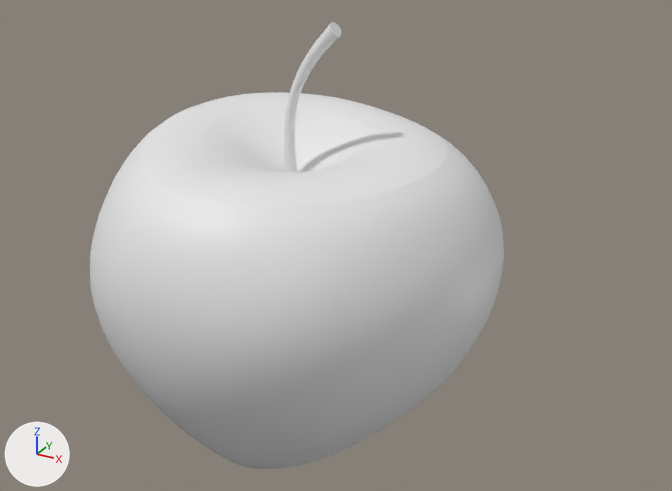
An edit to the Blender file fruit_bowl.blend, drawn before and after from the same camera.
One viewpoint serves both versions: a camera (50 mm lens) standing at (0.803, -1.284, 0.743) and looking at (0.078, 0.034, 0.084). Arrows for +X, +Y and +Z are at lower left; the lights stay in place. Mesh edges are drawn as thin lines on the coarser meshes.

In view in the first picture: 'Apple'.
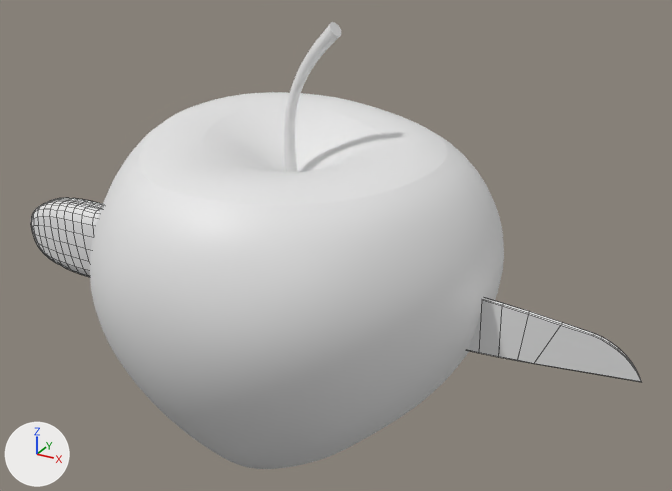
Commit message: Start to model the knife

Where the change shows, as pixel boxes [x1, y1, x2, y2] in the pictures (672 x 491 px):
'Blade', added: after [467, 298, 641, 382]
'KnifeHandle', added: after [31, 198, 103, 277]

Edits to the bpy script that builds the scene:
```text
Add me_cube:
    me_cube.from_pydata(...)  # 72 vertices, 70 faces; spans x -0.361..0.368, y -0.041..0.041, z -0.084..0.075
    me_cube.polygons.foreach_set('use_smooth', [True] * 70)
Add me_cube_001:
    me_cube_001.from_pydata(...)  # 51 vertices, 44 faces; spans x -0.442..0.447, y -0.005..0.005, z -0.057..0.059
    me_cube_001.polygons.foreach_set('use_smooth', [True] * 44)
Add ob_blade:
    ob_blade = bpy.data.objects.new('Blade', me_cube_001)
    ob_blade.parent = ob_knifehandle
    ob_blade.matrix_parent_inverse = Matrix(((1.0, 0.0, 0.0, 0.259), (0.0, 1.0, 0.0, 0.0), (0.0, 0.0, 1.0, 0.0), (0.0, 0.0, 0.0, 1.0)))
    ob_blade.location = (0.178, 0.0, 0.0192)
    _m = ob_blade.modifiers.new('Bevel', 'BEVEL')
    _m.harden_normals = True
Add ob_knifehandle:
    ob_knifehandle = bpy.data.objects.new('KnifeHandle', me_cube)
    ob_knifehandle.location = (-0.259, 0.0, 0.0)
    _m = ob_knifehandle.modifiers.new('Subdivision', 'SUBSURF')
    _m.levels = 3
    _m.render_levels = 3
```
